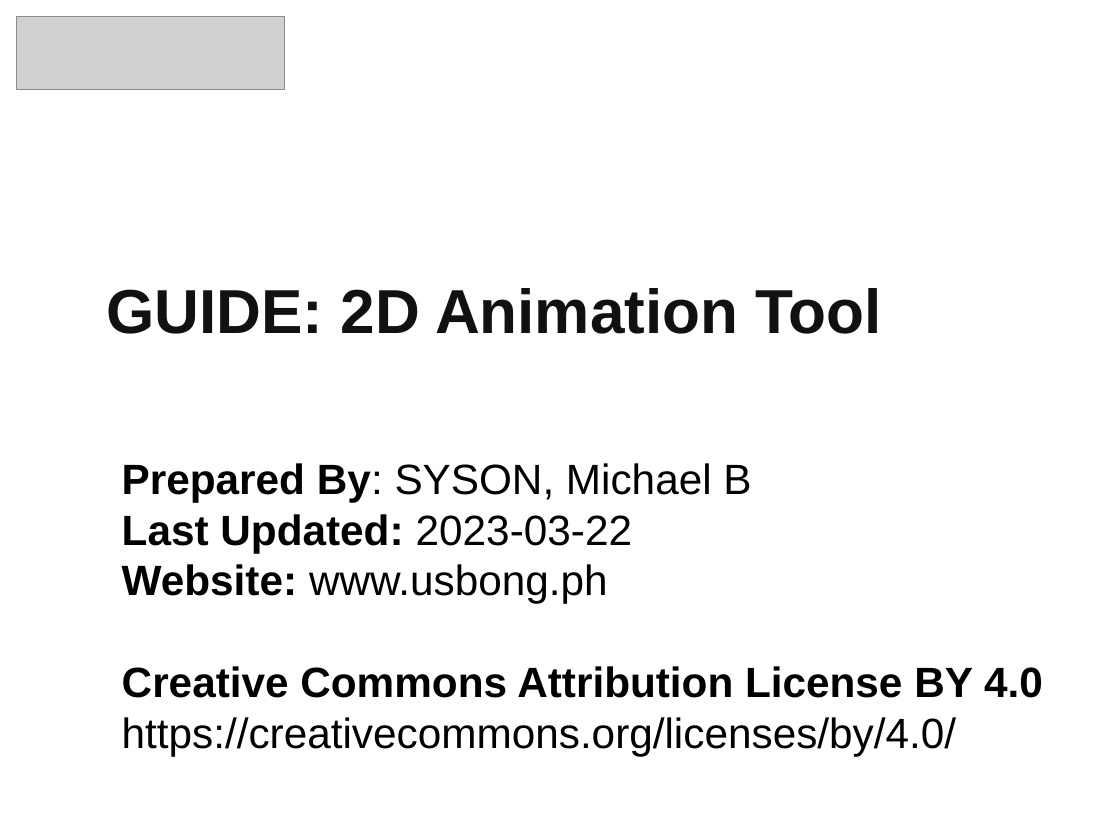
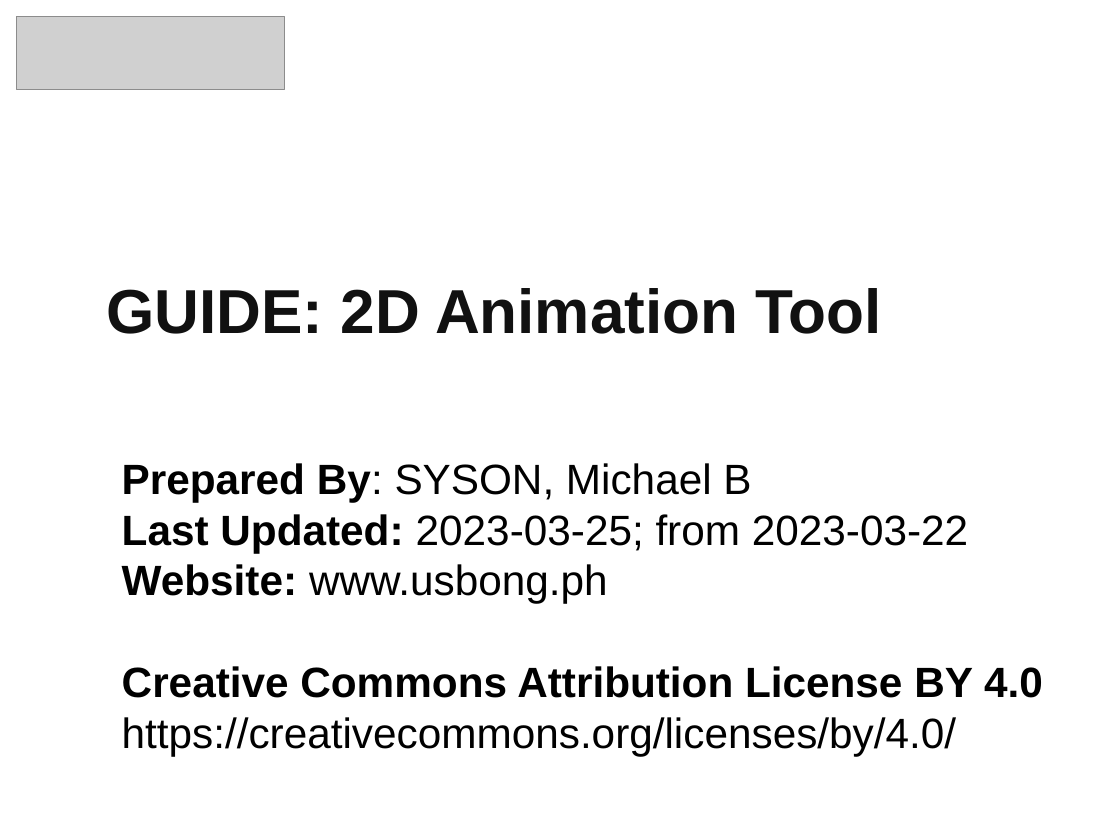
Before and after one commit to usbong/2DAnimationTool, a slide deck: slide 1 of GUIDE/usbong2DAnimationToolGuide.odp. Drawn at 1120x840 pixels with LibreOffice and Linux fonts; fonts in the diff are those of the drawing; grey boxes stand for pictures; background and template pictures are left out. Boxes give left, top, right and bottom in pixels: in the first picture for what was removed or moved away, otherwise in the second. Text is boxed around its words. In the diff, an @@ line names an element or a change of style, - is before the commit and + after.

```diff
--- a/GUIDE/usbong2DAnimationToolGuide.odp
+++ b/GUIDE/usbong2DAnimationToolGuide.odp
@@ text at (122,514,968,553): text changed; bold off @@
-Last Updated: 2023-03-22
+Last Updated: 2023-03-25; from 2023-03-22
```
Also in this commit, not shown: 2 other slides changed, 1 other file.
